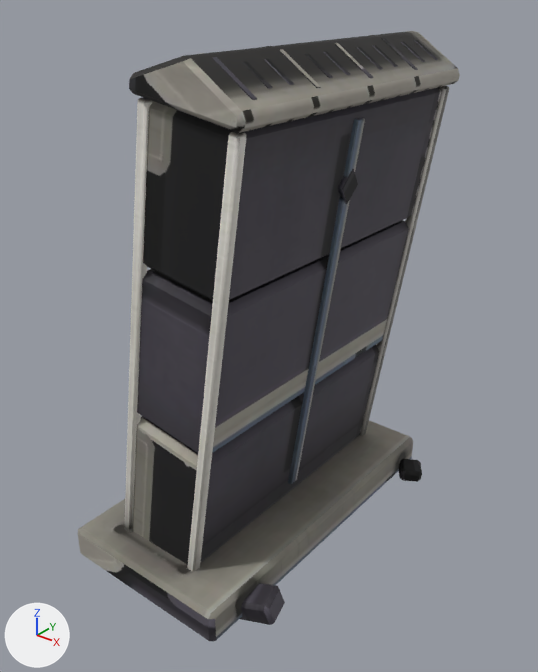
The glTF model games/vale/art/out/maps/landmarks/shadow_slab.glb, before and after one commit.
The view is the same before and after, from a 50 mm lens placed at (3.19, -4.18, 4.3), pointed at (-0.1, -0.07, 1.75). Arrows for +X, +Y and +Z are at lower left; the lights stay in place. The picture after the commit comes second. Where no turn or scale is listed for an object, it has been applied to the vertices. Vertices at exactly the same position are counted once.

The older version as bpy lines, for what is in view:
```python
me_shadow_slab_body = bpy.data.meshes.new('shadow_slab_body')
me_shadow_slab_body.from_pydata(...)  # 676 vertices, 979 faces; spans x -0.9..0.9, y -1.45..1.45, z -1.98..1.98
me_shadow_slab_body.materials.append(mat_shadow_slab_stone)  # picture img_shadow_slab_base
ob_shadow_slab_body = bpy.data.objects.new('shadow_slab_body', me_shadow_slab_body)
ob_shadow_slab_body.location = (-0.166, 0.0, 1.936)
```
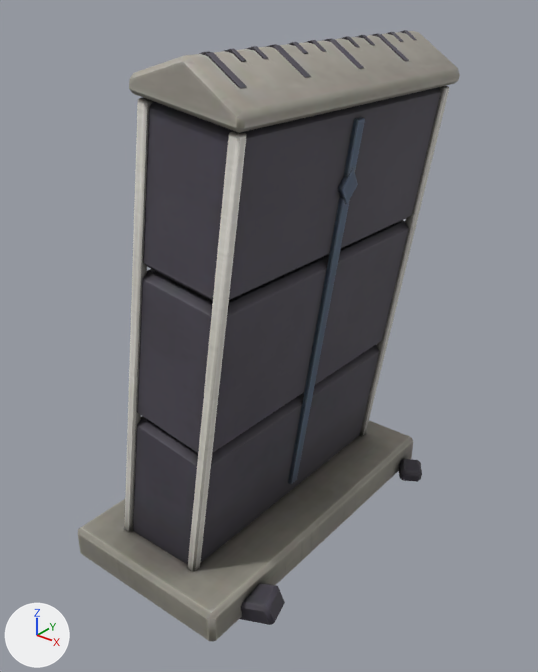
Where the newer file only moved an object's origin or applied its transform, the numbers keep the older frame.

The change, as JSON lines over the scene's bpy script:
```json
{"block": "me_shadow_slab_body", "where": "# used by ob_shadow_slab_body; location = (-0.166, 0.0, 1.936)"}
{"op": "remove", "block": "me_shadow_slab_body", "code": "me_shadow_slab_body.from_pydata(...)  # 676 vertices, 979 faces; spans x -0.9..0.9, y -1.45..1.45, z -1.98..1.98"}
{"op": "add", "block": "me_shadow_slab_body", "code": "me_shadow_slab_body.from_pydata(...)  # 828 vertices, 1203 faces; spans x -0.9..0.9, y -1.45..1.45, z -1.98..1.99"}
{"block": "me_shadow_slab_body", "change": "me_shadow_slab_body part 1: a new loose piece of 38 vertices spanning x 0.17..0.69, y -1.09..-1.03, z 1.81..1.99, in mat_shadow_slab_stone (picture img_shadow_slab_base)"}
{"block": "me_shadow_slab_body", "change": "me_shadow_slab_body part 2: a new loose piece of 38 vertices spanning x 0.17..0.69, y -0.51..-0.45, z 1.81..1.99, in mat_shadow_slab_stone (picture img_shadow_slab_base)"}
{"block": "me_shadow_slab_body", "change": "me_shadow_slab_body part 3: a new loose piece of 38 vertices spanning x 0.17..0.69, y 0.07..0.13, z 1.81..1.99, in mat_shadow_slab_stone (picture img_shadow_slab_base)"}
{"block": "me_shadow_slab_body", "change": "me_shadow_slab_body part 4: a new loose piece of 38 vertices spanning x 0.17..0.69, y 0.64..0.7, z 1.81..1.99, in mat_shadow_slab_stone (picture img_shadow_slab_base)"}
{"block": "me_shadow_slab_body", "change": "me_shadow_slab_body part 5: 48 vertices moved from x 0.13..0.72, y -0.89..1.08, z 1.81..1.96 to x 0.35..0.53, y -0.89..1.08, z 1.93..1.99; 208 vertices removed from x 0.07..0.77, y -1.08..1.08, z 1.77..1.98; 208 vertices added at x 0.35..0.53, y -0.89..1.08, z 1.92..1.99"}
{"block": "me_shadow_slab_body", "change": "me_shadow_slab_body part 6: 558 kept faces spanning x -0.9..0.9, y -1.45..1.45, z -1.98..1.99 get new texture (UV) coordinates"}
{"block": "me_shadow_slab_body", "change": "other edits to the shape of me_shadow_slab_body do not show in these pictures"}
```

Location of each change, (x1, y1, x2, y2) in pixels of the pictures (538 x 672 px; the box of a moved part takes in the faces that stretch with it):
```json
{"object": "shadow_slab_body", "change": "reshaped", "before": [78, 31, 460, 642], "after": [78, 30, 460, 642]}
{"part": 1, "of": "me_shadow_slab_body", "change": "added", "after": [199, 51, 247, 88]}
{"part": 2, "of": "me_shadow_slab_body", "change": "added", "after": [266, 44, 311, 78]}
{"part": 3, "of": "me_shadow_slab_body", "change": "added", "after": [322, 38, 364, 69]}
{"part": 4, "of": "me_shadow_slab_body", "change": "added", "after": [372, 33, 409, 61]}
{"part": 5, "of": "me_shadow_slab_body", "change": "moved or reshaped", "before": [199, 38, 438, 100], "after": [225, 30, 416, 62]}
{"part": 6, "of": "me_shadow_slab_body", "change": "surface changed", "before": [78, 31, 458, 641], "after": [78, 31, 458, 641]}
```
